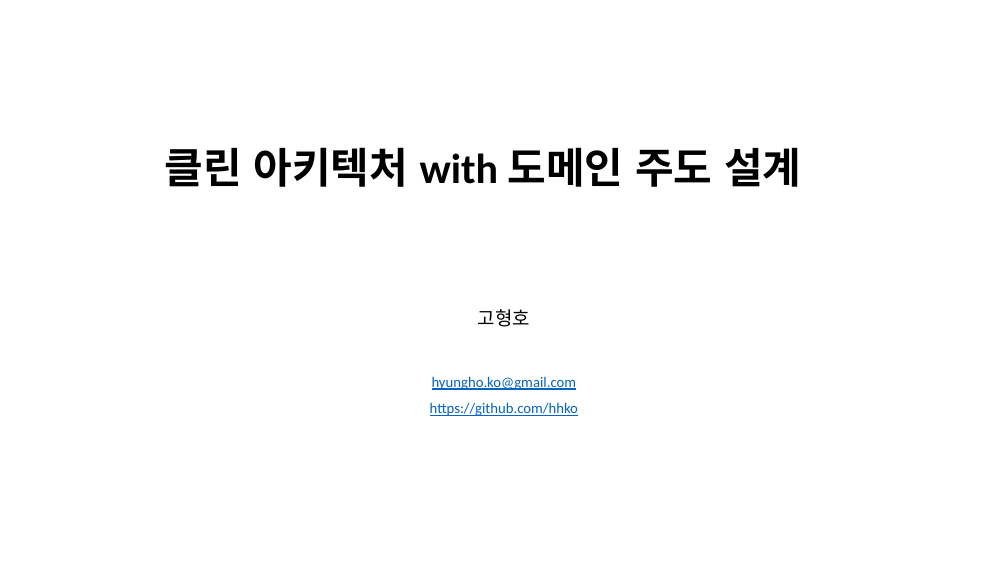
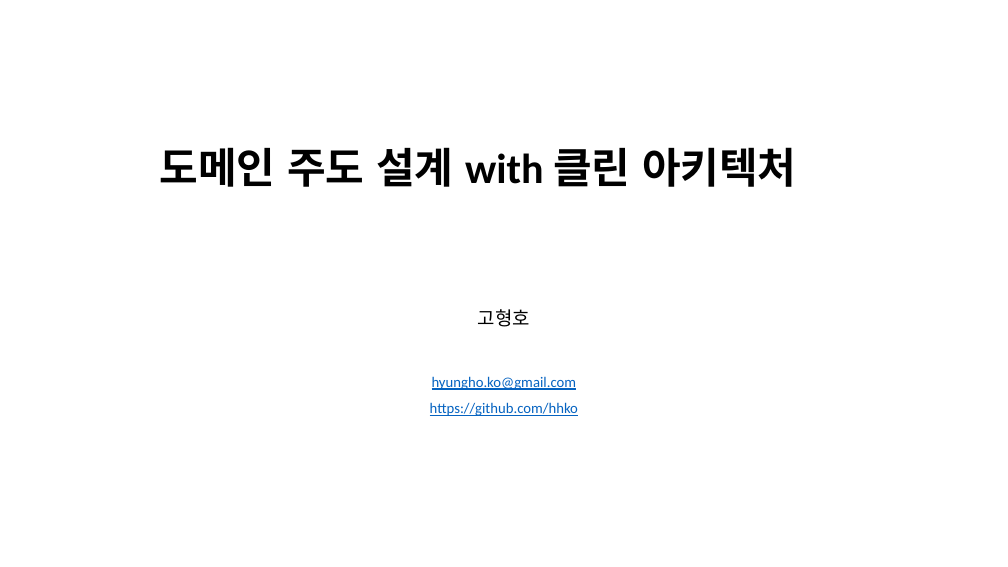
Before and after one commit to hhko/ArchDdd, a slide deck: slide 1 of README.pptx. Drawn at 1008x567 pixels with LibreOffice and Linux fonts; fonts in the diff are those of the drawing. Boxes give left, top, right and bottom in pixels: in the first picture for what was removed or moved away, otherwise in the second. Text is boxed around its words. In the diff, an @@ line names an element or a change of style, - is before the commit and + after.

```diff
--- a/README.pptx
+++ b/README.pptx
@@ text at box(160, 147, 796, 187): text changed @@
-클린 아키텍처 with 도메인 주도 설계
+도메인 주도 설계 with 클린 아키텍처
```
Also in this commit, not shown: 2 slides added, 2 other files.
